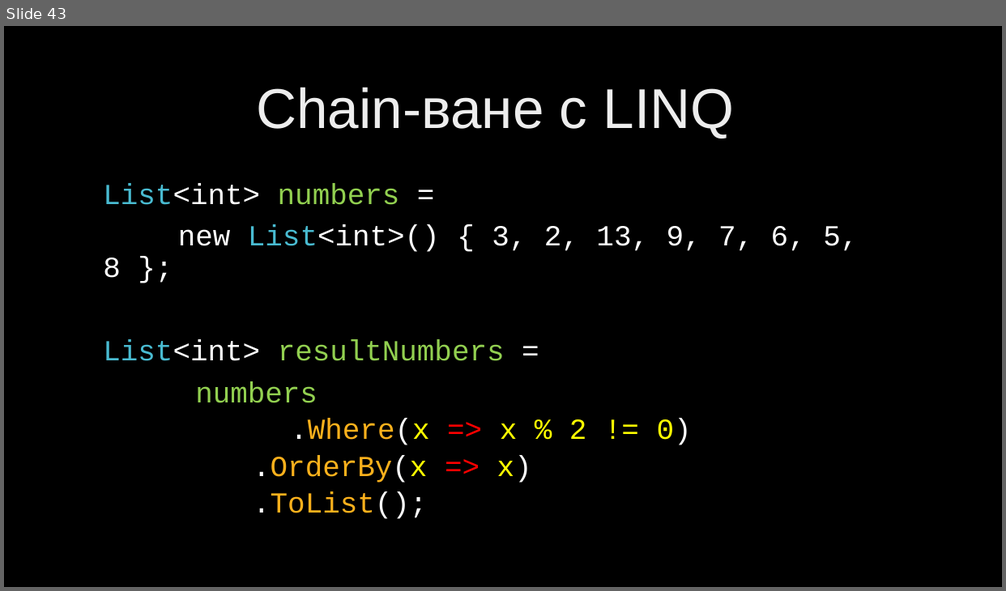
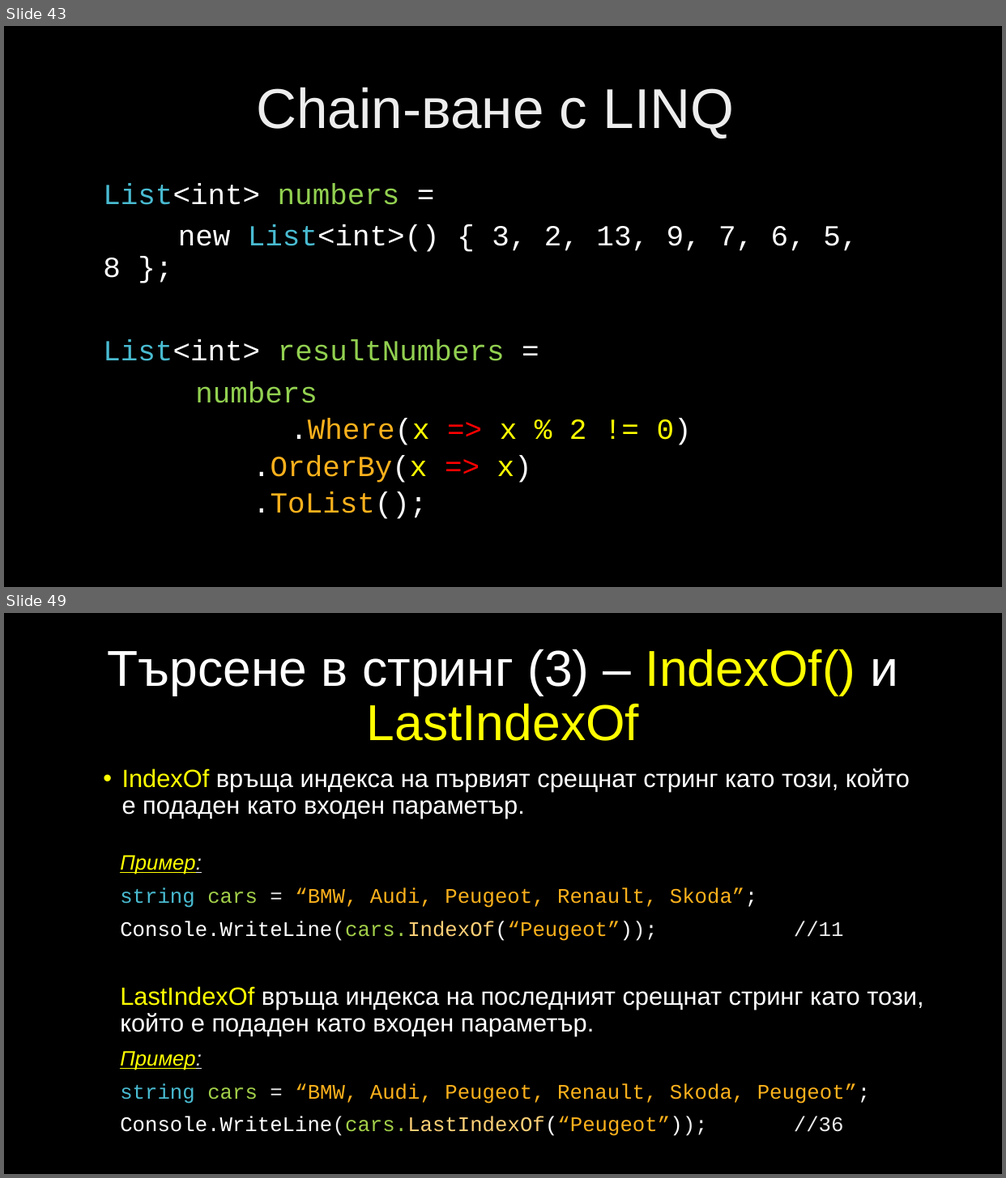
Before and after one commit to velizar92/CSharp-Programming-Presentations, a slide deck: C# Intermediate.pptx. Shown one above the other, each under a label of ours: slide 43 before the commit, slides 43 and 49 after it; the slides between them are not shown. The pictures are 1006x591 and 1006x1178 pixels, drawn with LibreOffice and Linux fonts; fonts in the diff are those of the drawing; background and template pictures are left out. Boxes give left, top, right and bottom in pixels: in the first picture for what was removed or moved away, otherwise in the second. Text is boxed around its words. In the diff, an @@ line names an element or a change of style, - is before the commit and + after.

Commit message:
Updates for Text Processing lecture

```diff
--- a/C# Intermediate.pptx
+++ b/C# Intermediate.pptx
@@ slide 49 added at (4, 613, 1002, 1174), background picture (left out) @@
@@ title added at (108, 649, 898, 741), 48.6 pt, text #FFFF00 @@
+Търсене в стринг (3) – IndexOf() и LastIndexOf
@@ text added at (122, 769, 910, 819), 24 pt, text #FFFFFF @@
+• IndexOf връща индекса на първият срещнат стринг като този, който е подаден като входен параметър.
@@ text added at (120, 855, 923, 1136), 20 pt, text #FFFFFF @@
+Пример:
+string cars = “BMW, Audi, Peugeot, Renault, Skoda”;
+Console.WriteLine(cars.IndexOf(“Peugeot”)); //11
+LastIndexOf връща индекса на последният срещнат стринг като този, който е подаден като входен параметър.
+Пример:
+string cars = “BMW, Audi, Peugeot, Renault, Skoda, Peugeot”;
+Console.WriteLine(cars.LastIndexOf(“Peugeot”)); //36
```
Also in this commit, not shown: 8 other slides added.
